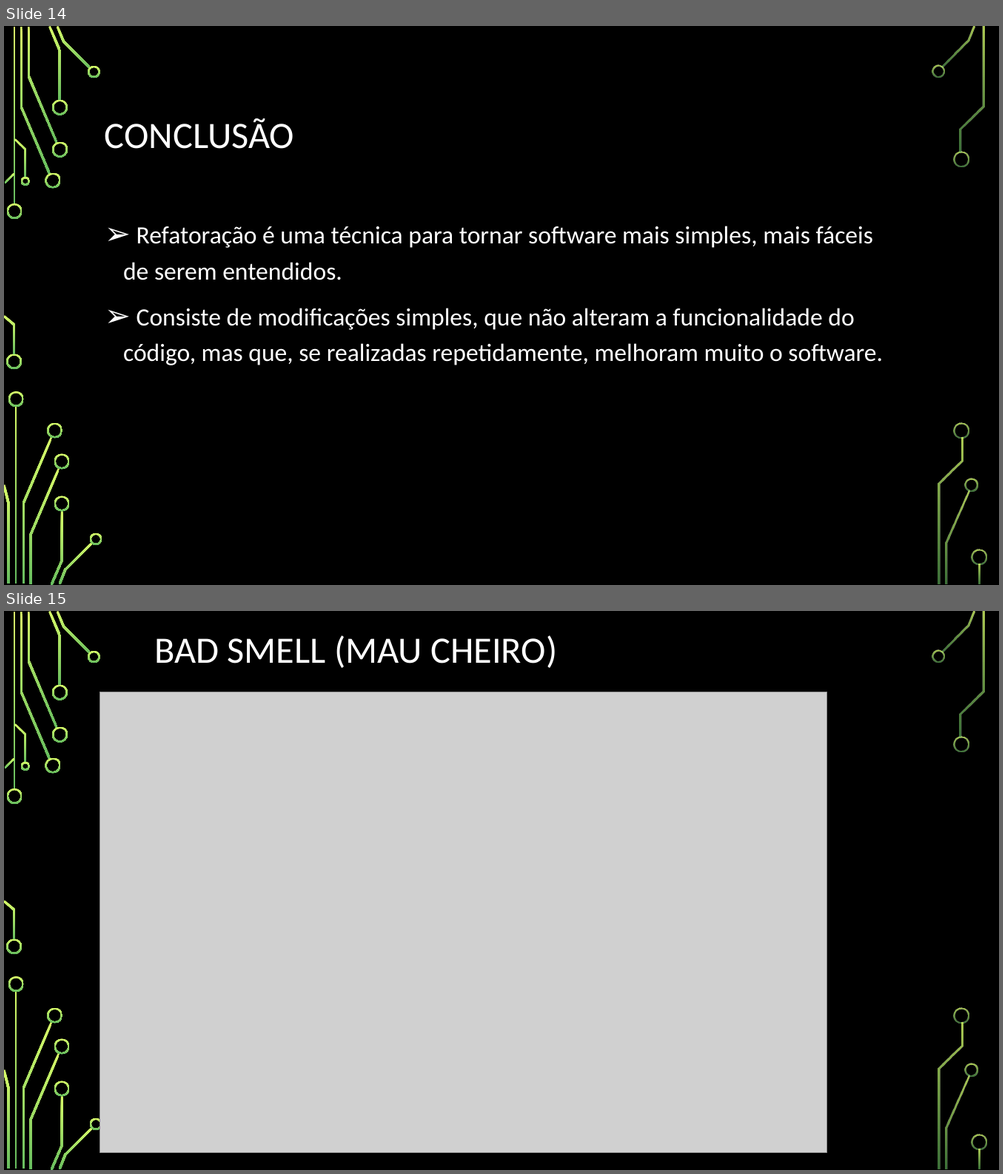
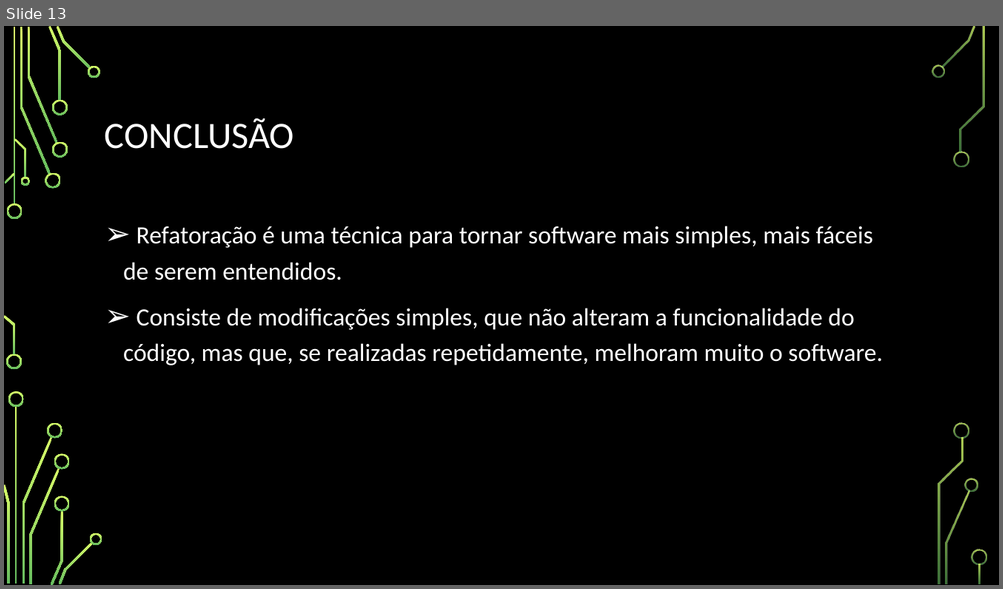
Before and after one commit to Zillyy/engdesoftwareA-elc1069, a slide deck: seminario/ENGENHARIA-DE-SOFTWARE-REFATORAÇÃO.pptx. Shown one above the other, each under a label of ours: slides 14 and 15 before the commit, slide 13 after it. The pictures are 1003x1174 and 1003x589 pixels, drawn with LibreOffice and Linux fonts; fonts in the diff are those of the drawing; grey boxes stand for pictures; background and template pictures are left out. Boxes give left, top, right and bottom in pixels: in the first picture for what was removed or moved away, otherwise in the second. Text is boxed around its words. In the diff, an @@ line names an element or a change of style, - is before the commit and + after.

```diff
--- a/seminario/ENGENHARIA-DE-SOFTWARE-REFATORAÇÃO.pptx
+++ b/seminario/ENGENHARIA-DE-SOFTWARE-REFATORAÇÃO.pptx
@@ slide 15 removed at [4,611,999,1170], background picture (left out); not listed: 36 template elements that a slide beside it also shows @@
@@ title removed at [154,635,557,668] @@
-BAD SMELL (MAU CHEIRO)
@@ picture removed at [100,692,827,1153] @@
@@ what was slide 14 is now slide 13 @@
```
Also in this commit, not shown: 2 slides changed.
